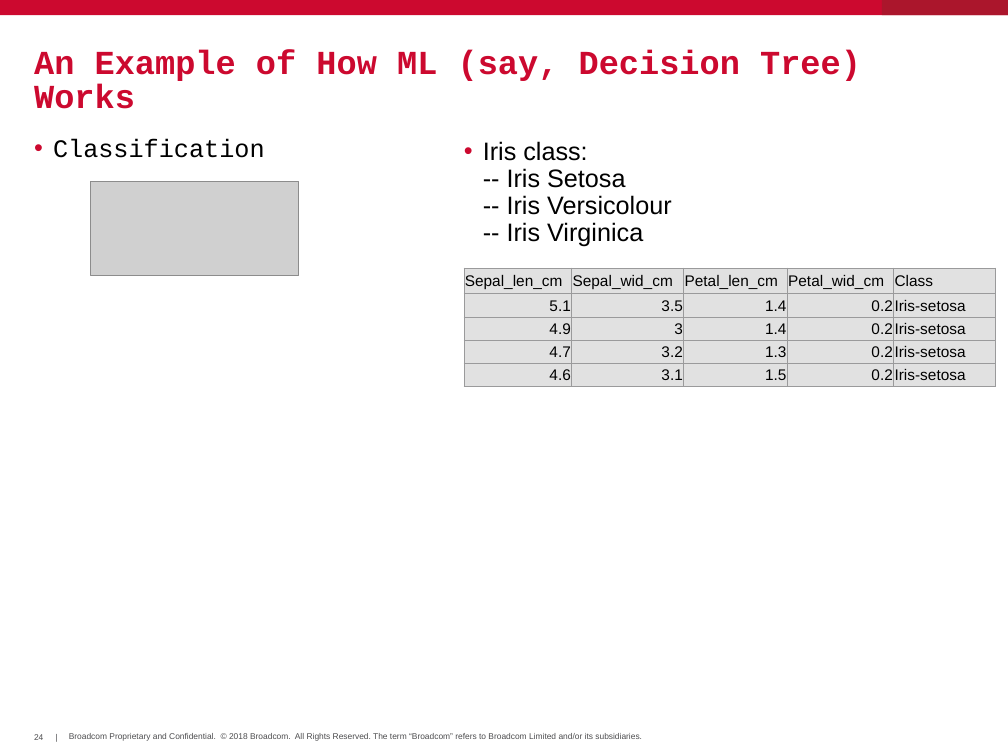
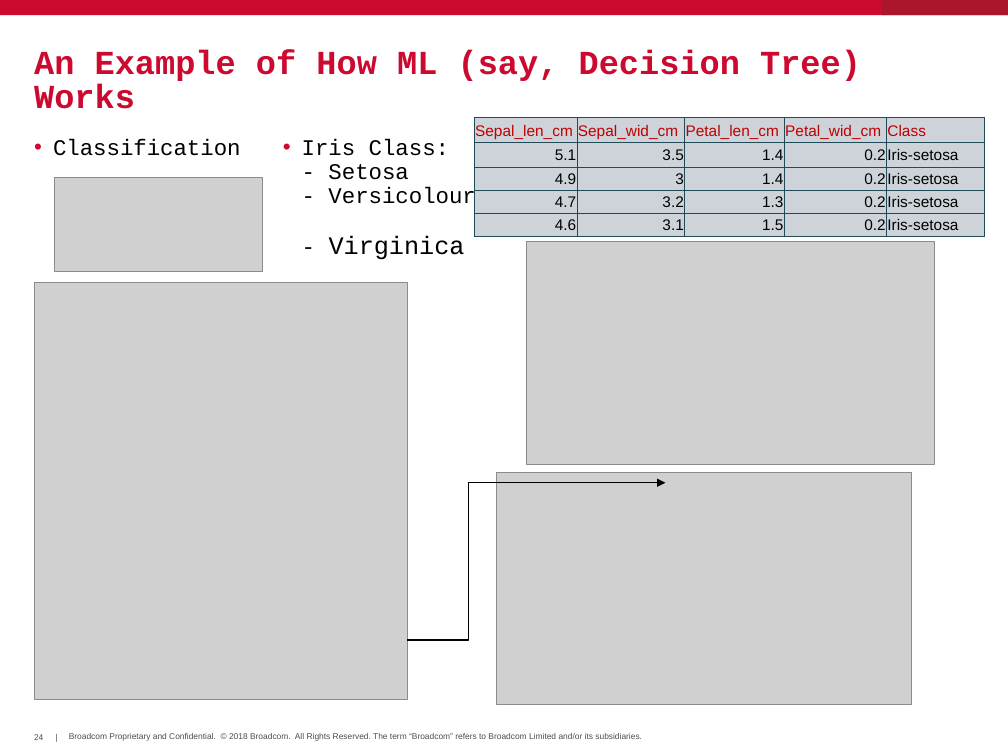
Before and after one commit to hayhan/loganalyzer, a slide deck: slide 24 of papers/LogAnalyzerIntro.pptx. Drawn at 1008x756 pixels with LibreOffice and Linux fonts; fonts in the diff are those of the drawing; grey boxes stand for pictures; background and template pictures are left out. Boxes give left, top, right and bottom in pixels: in the first picture for what was removed or moved away, otherwise in the second. Text is boxed around its words. In the diff, an @@ line names an element or a change of style, - is before the commit and + after.

Commit message:
slides done

```diff
--- a/papers/LogAnalyzerIntro.pptx
+++ b/papers/LogAnalyzerIntro.pptx
@@ table at (475,118,985,237) @@
@@ text colour #000000 to #C00000 in "Sepal_len_cm", "Sepal_wid_cm", "Petal_len_cm", "Petal_wid_cm" and 1 more places @@
@@ borders changed @@
@@ table: place and size @@
-table at (464,268,996,387)
+table at (475,118,985,237)
@@ text "Classification" at (53,139,241,156): size 18 to 16 pt @@
@@ text at (302,139,475,260): text changed; size 18 to 16 pt; font Arial to Courier New @@
-• Iris class:
-  -- Iris Setosa
-  -- Iris Versicolour
-  -- Iris Virginica
+• Iris Class:
+  - Setosa
+  - Versicolour
+  - Virginica
@@ picture: place and size @@
-picture at (91,181,298,276)
+picture at (54,177,262,272)
@@ picture added at (526,241,934,465) @@
@@ picture added at (34,282,408,700) @@
@@ picture added at (496,473,911,705) @@
@@ elbow arrow added from (407, 640) to (665, 483), #000000 1 pt @@
```
Also in this commit, not shown: 1 other slide changed, 9 slides added, 14 slides removed.
